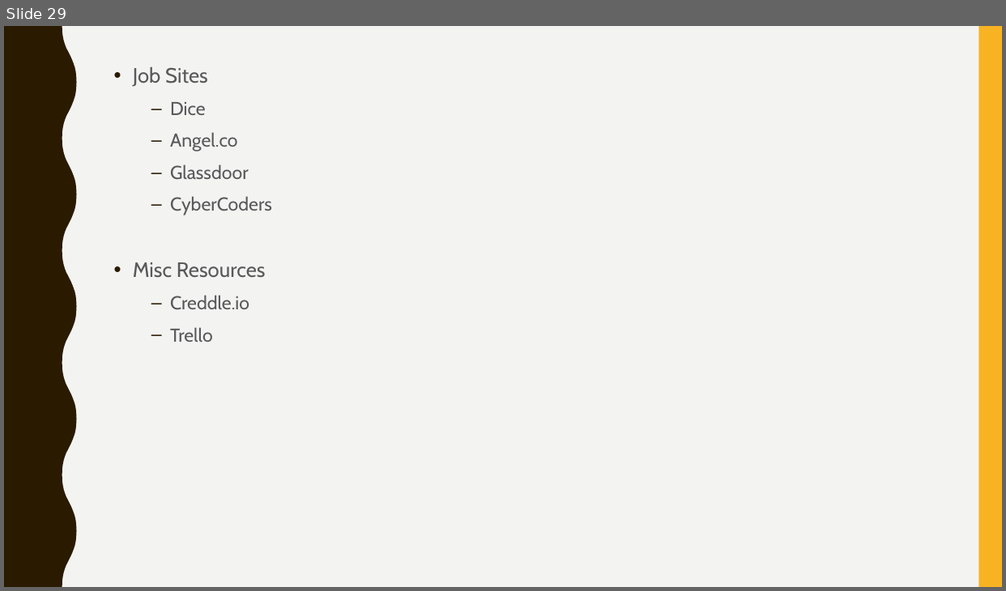
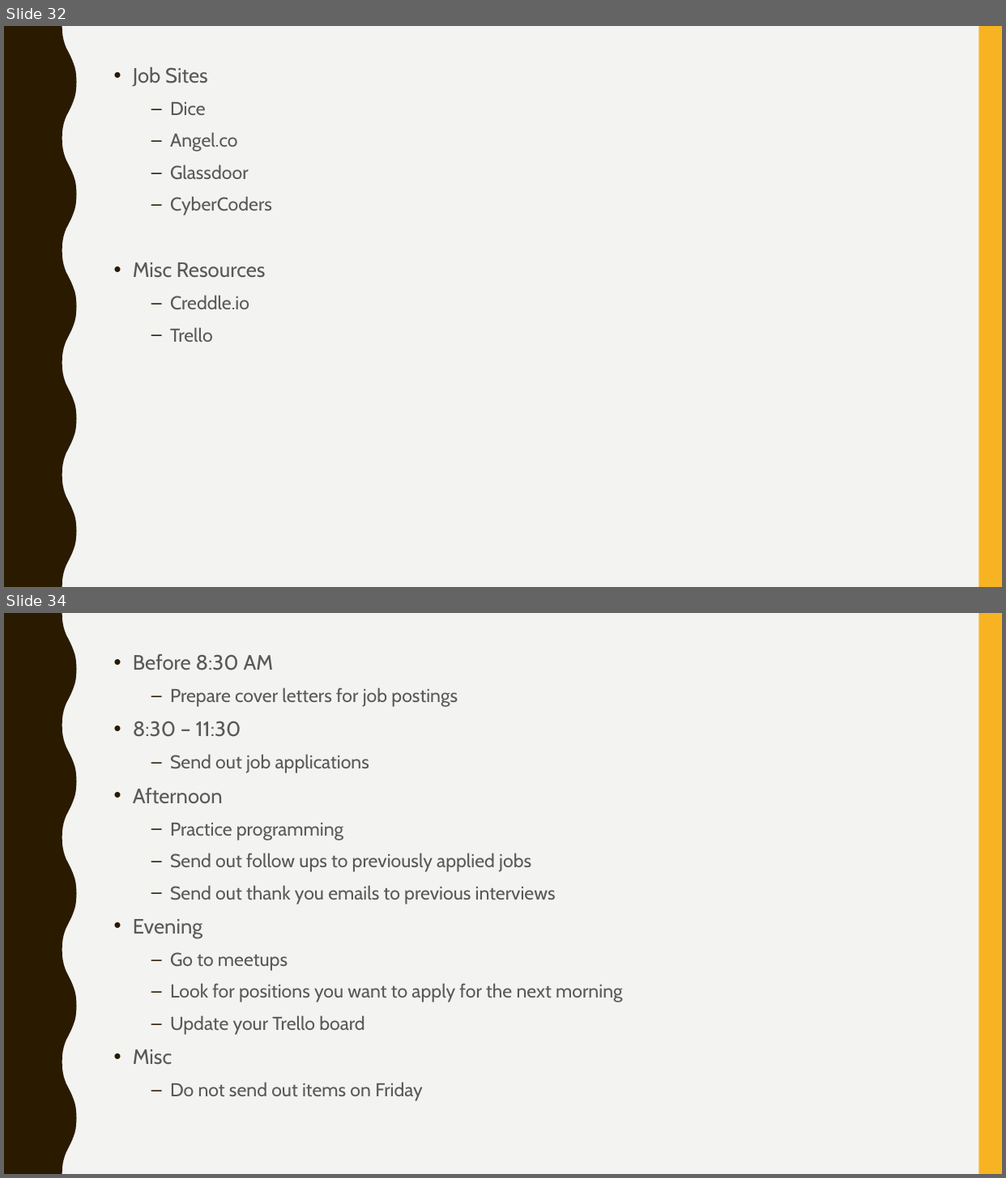
Before and after one commit to lakshmi-intechcode/jng_instr_folder, a slide deck: Job_Stuff/Jng_Job_Prezzie.pptx. Shown one above the other, each under a label of ours: slide 29 before the commit, slides 32 and 34 after it; the slides between them are not shown. The pictures are 1006x591 and 1006x1178 pixels, drawn with LibreOffice and Linux fonts; fonts in the diff are those of the drawing. Boxes give left, top, right and bottom in pixels: in the first picture for what was removed or moved away, otherwise in the second. Text is boxed around its words. In the diff, an @@ line names an element or a change of style, - is before the commit and + after.

```diff
--- a/Job_Stuff/Jng_Job_Prezzie.pptx
+++ b/Job_Stuff/Jng_Job_Prezzie.pptx
@@ slide 34 added at box(4, 613, 1002, 1174), background #F3F3F2; not listed: 2 template elements that a slide beside it also shows @@
@@ text added at box(133, 654, 623, 1101), 18 pt, text #595959 @@
+• Before 8:30 AM
+  – Prepare cover letters for job postings
+• 8:30 – 11:30
+  – Send out job applications
+• Afternoon
+  – Practice programming
+  – Send out follow ups to previously applied jobs
+  – Send out thank you emails to previous interviews
+• Evening
+  – Go to meetups
+  – Look for positions you want to apply for the next morning
+  – Update your Trello board
+• Misc
+  – Do not send out items on Friday
@@ what was slide 29 is now slide 32 @@
```
Also in this commit, not shown: 6 slides changed, 4 other slides added.
